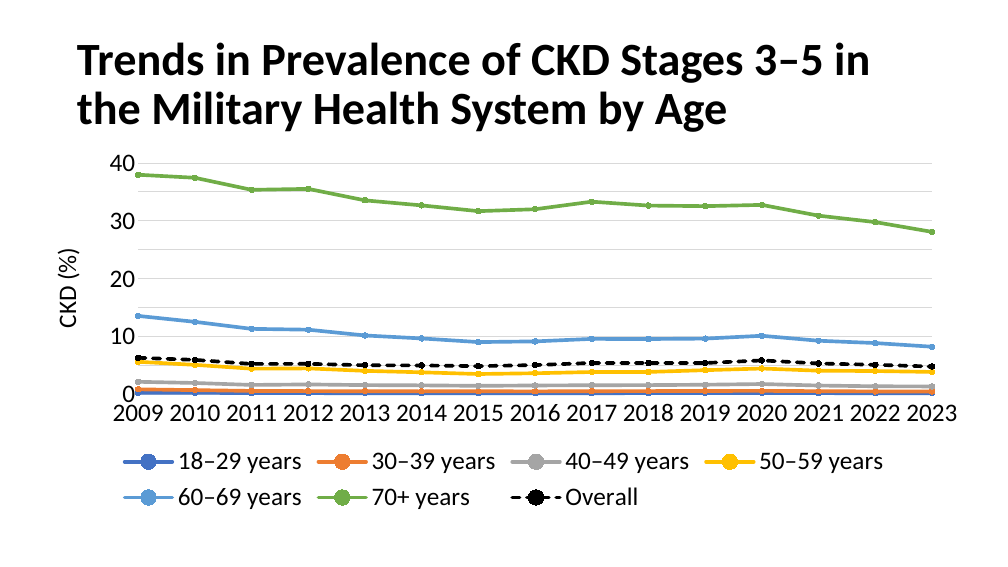
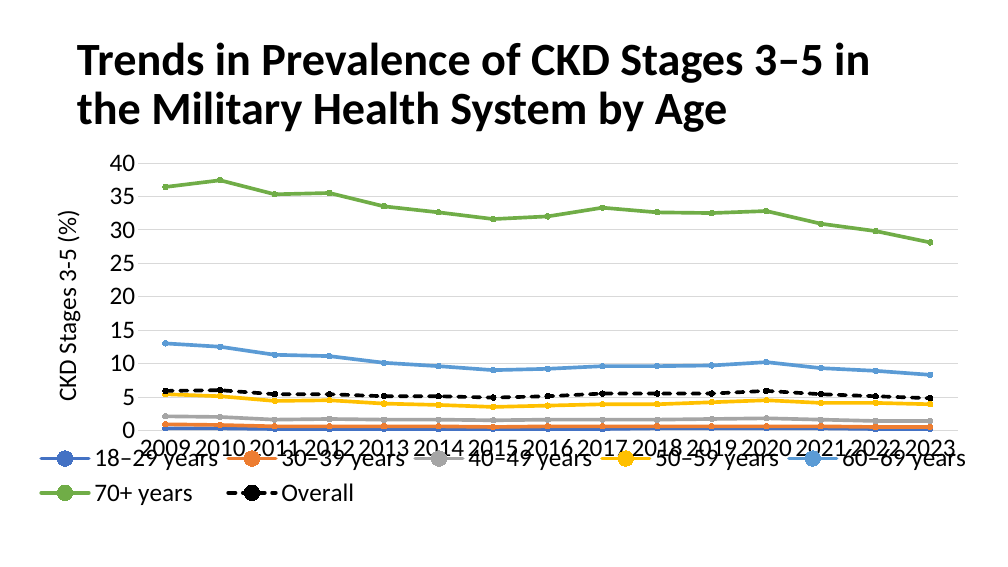
Before and after one commit to CDCgov/nccdphp-ddt-kdss, a slide deck: slide 4 of CKDSurveillance/PPT/Q756.pptx. Drawn at 1008x567 pixels with LibreOffice and Linux fonts; fonts in the diff are those of the drawing; background and template pictures are left out. Boxes give left, top, right and bottom in pixels: in the first picture for what was removed or moved away, otherwise in the second. Text is boxed around its words. In the diff, an @@ line names an element or a change of style, - is before the commit and + after.

```diff
--- a/CKDSurveillance/PPT/Q756.pptx
+++ b/CKDSurveillance/PPT/Q756.pptx
@@ line chart at box(32, 140, 977, 518) @@
@@ 30–39 years, 2015: 1 to 0 @@
@@ 30–39 years, 2022: 1 to 0 @@
@@ 30–39 years, 2023: 1 to 0 @@
@@ 50–59 years, 2009: 6 to 5 @@
@@ 50–59 years, 2012: 5 to 4 @@
@@ 60–69 years, 2009: 14 to 13 @@
@@ 60–69 years, 2010: 13 to 12 @@
@@ 70+ years, 2009: 38 to 36 @@
@@ 70+ years, 2019: 33 to 32 @@
@@ Overall, 2017: 5 to 6 @@
@@ Overall, 2018: 5 to 6 @@
@@ Overall, 2019: 5 to 6 @@
@@ value axis title "CKD (%) " to "CKD Stages 3-5 (%) " @@
```
Also in this commit, not shown: 6 other slides changed.
